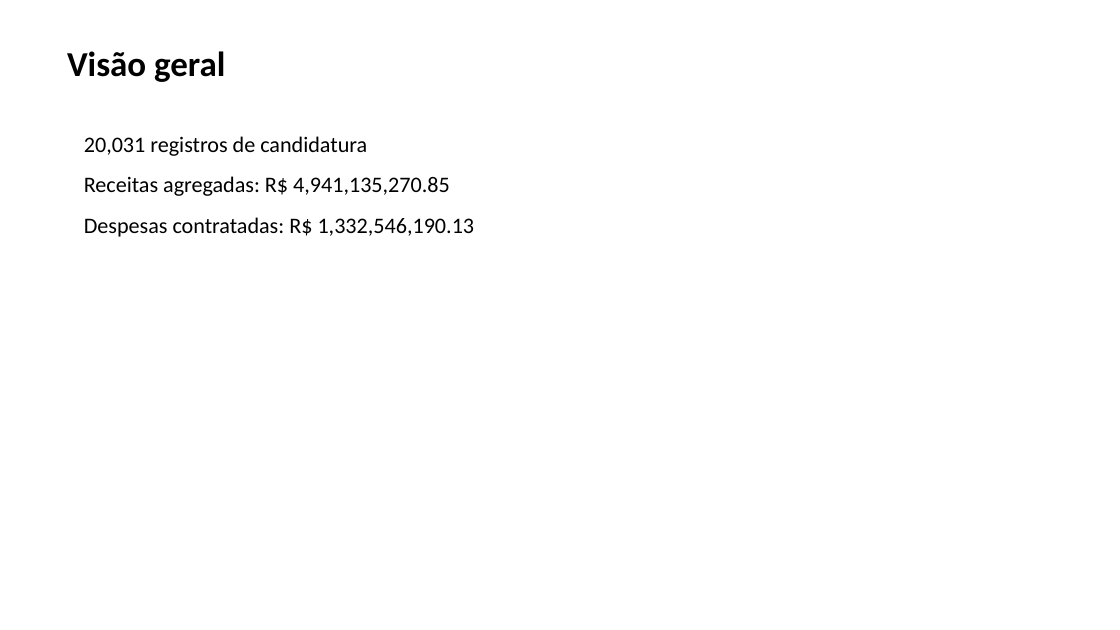
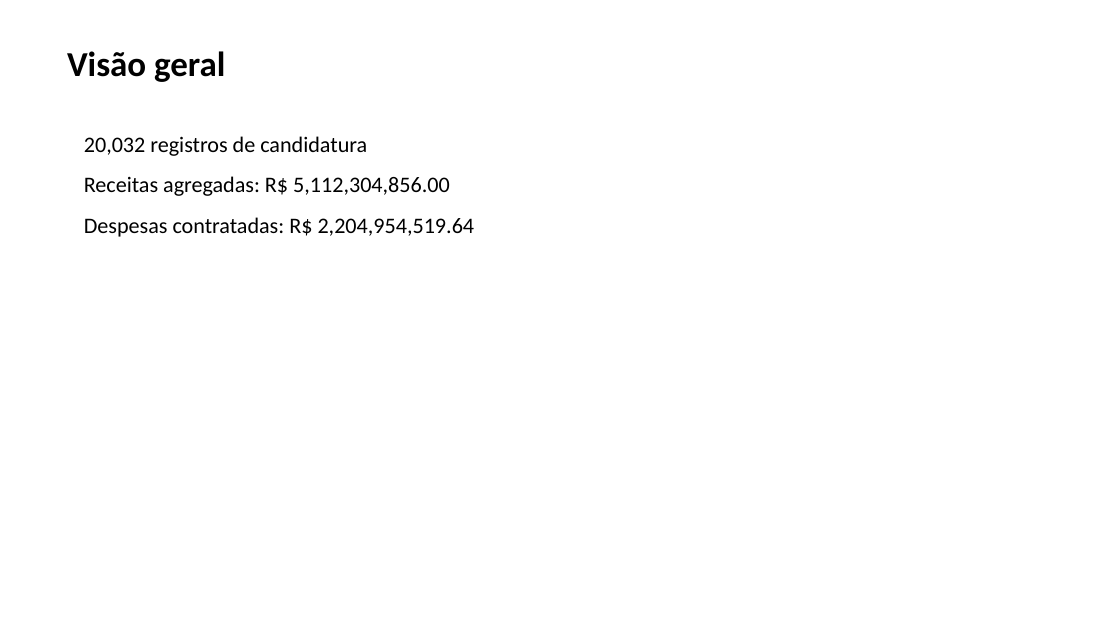
Before and after one commit to MSsanto/Analise-eleitoral, a slide deck: slide 2 of presentations/briefing-executivo-latest.pptx. Drawn at 1120x630 pixels with LibreOffice and Linux fonts; fonts in the diff are those of the drawing. Boxes give left, top, right and bottom in pixels: in the first picture for what was removed or moved away, otherwise in the second. Text is boxed around its words. In the diff, an @@ line names an element or a change of style, - is before the commit and + after.

```diff
--- a/presentations/briefing-executivo-latest.pptx
+++ b/presentations/briefing-executivo-latest.pptx
@@ text at (x1=84, y1=136, x2=475, y2=237): text changed @@
-20,031 registros de candidatura
-Receitas agregadas: R$ 4,941,135,270.85
-Despesas contratadas: R$ 1,332,546,190.13
+20,032 registros de candidatura
+Receitas agregadas: R$ 5,112,304,856.00
+Despesas contratadas: R$ 2,204,954,519.64
```
Also in this commit, not shown: 16 other files.
